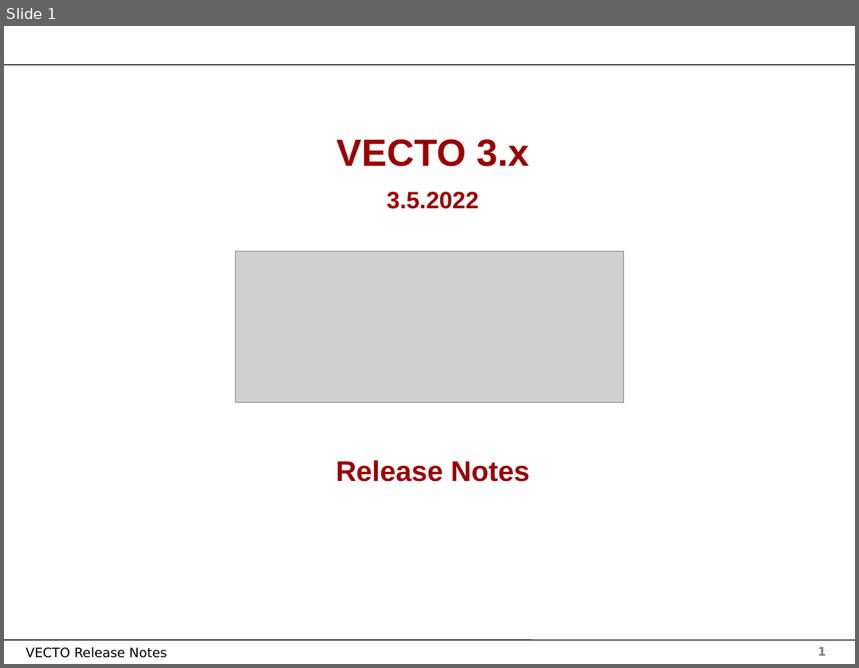
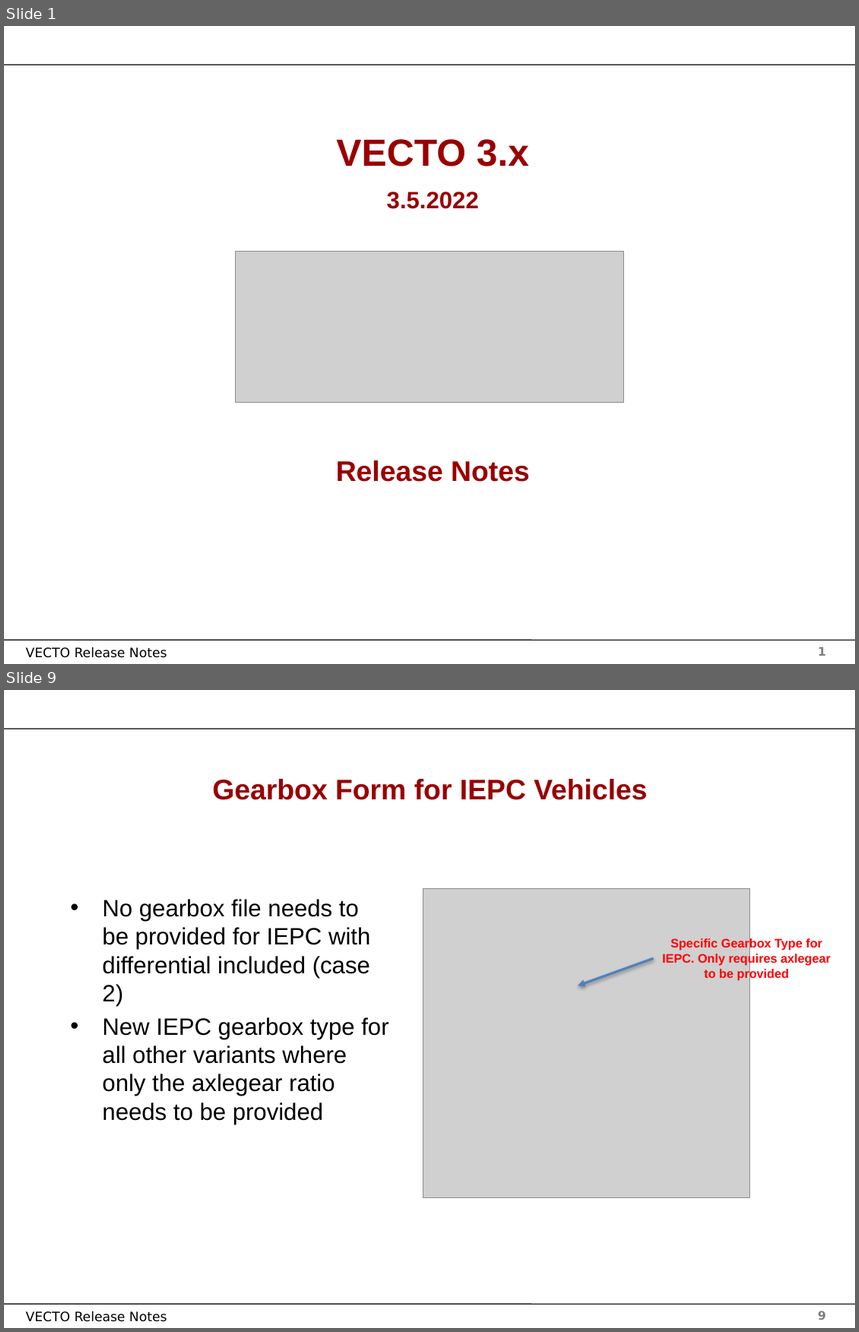
Before and after one commit to tanawadeatharva/BharatVECTO, a slide deck: Documentation/User Manual Source/Release Notes Vecto3.x.pptx. Shown one above the other, each under a label of ours: slide 1 before the commit, slides 1 and 9 after it; the slides between them are not shown. The pictures are 859x668 and 859x1332 pixels, drawn with LibreOffice and Linux fonts; fonts in the diff are those of the drawing; grey boxes stand for pictures; background and template pictures are left out. Boxes give left, top, right and bottom in pixels: in the first picture for what was removed or moved away, otherwise in the second. Text is boxed around its words. In the diff, an @@ line names an element or a change of style, - is before the commit and + after.

```diff
--- a/Documentation/User Manual Source/Release Notes Vecto3.x.pptx
+++ b/Documentation/User Manual Source/Release Notes Vecto3.x.pptx
@@ slide 9 added at (x1=4, y1=690, x2=855, y2=1328), background #FFFFFF; not listed: 4 template elements that a slide beside it also shows @@
@@ title added at (x1=212, y1=779, x2=647, y2=800), 24 pt, text #990000, bold @@
+Gearbox Form for IEPC Vehicles
@@ picture added at (x1=423, y1=889, x2=750, y2=1198) @@
@@ text added at (x1=102, y1=899, x2=389, y2=1125), 20 pt, text #000000 @@
+• No gearbox file needs to be provided for IEPC with differential included (case 2)
+• New IEPC gearbox type for all other variants where only the axlegear ratio needs to be provided
@@ text added at (x1=662, y1=938, x2=831, y2=980), 10.5 pt, text #FF0000, bold @@
+Specific Gearbox Type for IEPC. Only requires axlegear to be provided
@@ arrow added from (654, 959) to (578, 986), #4F81BD 2 pt @@
```
Also in this commit, not shown: 1 slide changed, 16 other slides added.
